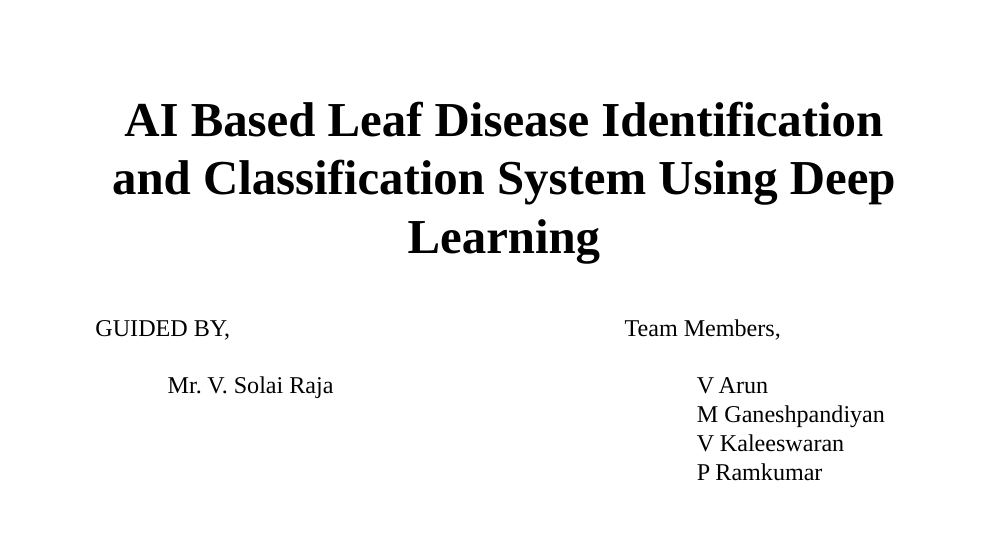
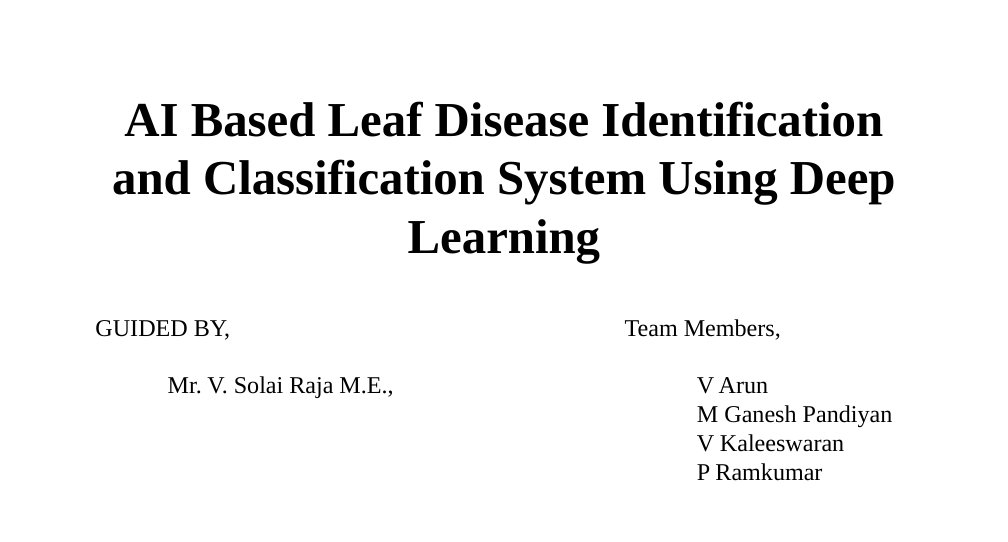
Before and after one commit to kalees64/AI-BASED-LEAF-DISEASE-IDENTIFICATION-AND-CLASSIFICATION-SYSTEM-USING-DEEP-LEARNING, a slide deck: slide 1 of Final Report/Final Ppt-Leaf disease.pptx. Drawn at 1008x542 pixels with LibreOffice and Linux fonts; fonts in the diff are those of the drawing. Boxes give left, top, right and bottom in pixels: in the first picture for what was removed or moved away, otherwise in the second. Text is boxed around its words. In the diff, an @@ line names an element or a change of style, - is before the commit and + after.

```diff
--- a/Final Report/Final Ppt-Leaf disease.pptx
+++ b/Final Report/Final Ppt-Leaf disease.pptx
@@ text at [168,376,393,398]: text changed @@
-Mr. V. Solai Raja
+Mr. V. Solai Raja M.E.,
@@ text at [697,405,893,427]: text changed @@
-M Ganeshpandiyan
+M Ganesh Pandiyan
```
Also in this commit, not shown: 3 other files.
